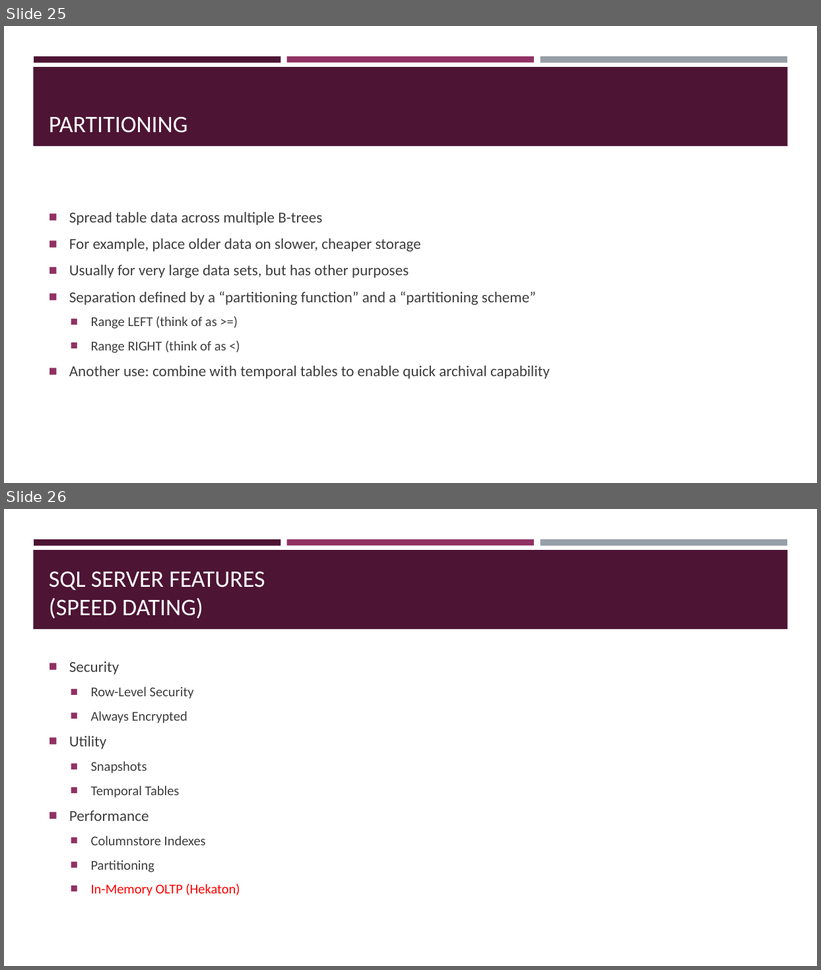
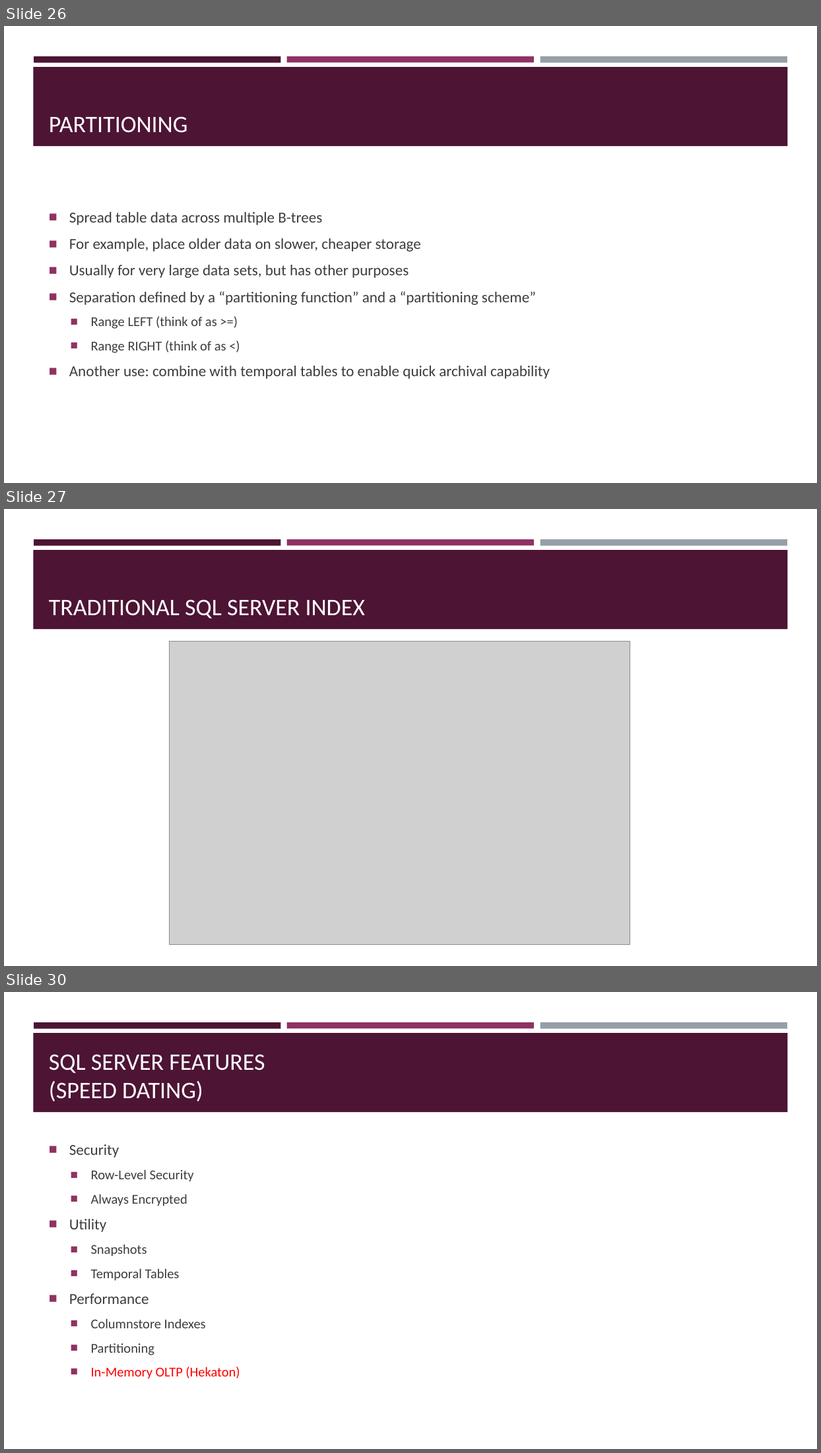
Before and after one commit to sqltran/SevenAwesomeSQLFeatures, a slide deck: AwesomeFreeSQLServerFeatures.pptx. Shown one above the other, each under a label of ours: slides 25 and 26 before the commit, slides 26, 27 and 30 after it; the slides between them are not shown. The pictures are 821x970 and 821x1453 pixels, drawn with LibreOffice and Linux fonts; fonts in the diff are those of the drawing; grey boxes stand for pictures. Boxes give left, top, right and bottom in pixels: in the first picture for what was removed or moved away, otherwise in the second. Text is boxed around its words. In the diff, an @@ line names an element or a change of style, - is before the commit and + after.

```diff
--- a/AwesomeFreeSQLServerFeatures.pptx
+++ b/AwesomeFreeSQLServerFeatures.pptx
@@ slide 27 added at bbox=[4, 509, 817, 966], background #FFFFFF; not listed: 4 template elements that a slide beside it also shows @@
@@ title added at bbox=[49, 599, 365, 619], 28 pt, text #FFFFFF @@
+TRADITIONAL SQL SERVER INDEX
@@ picture added at bbox=[169, 642, 630, 945] @@
@@ what was slide 25 is now slide 26 @@
@@ what was slide 26 is now slide 30 @@
```
Also in this commit, not shown: 5 other slides added, 1 other file.
